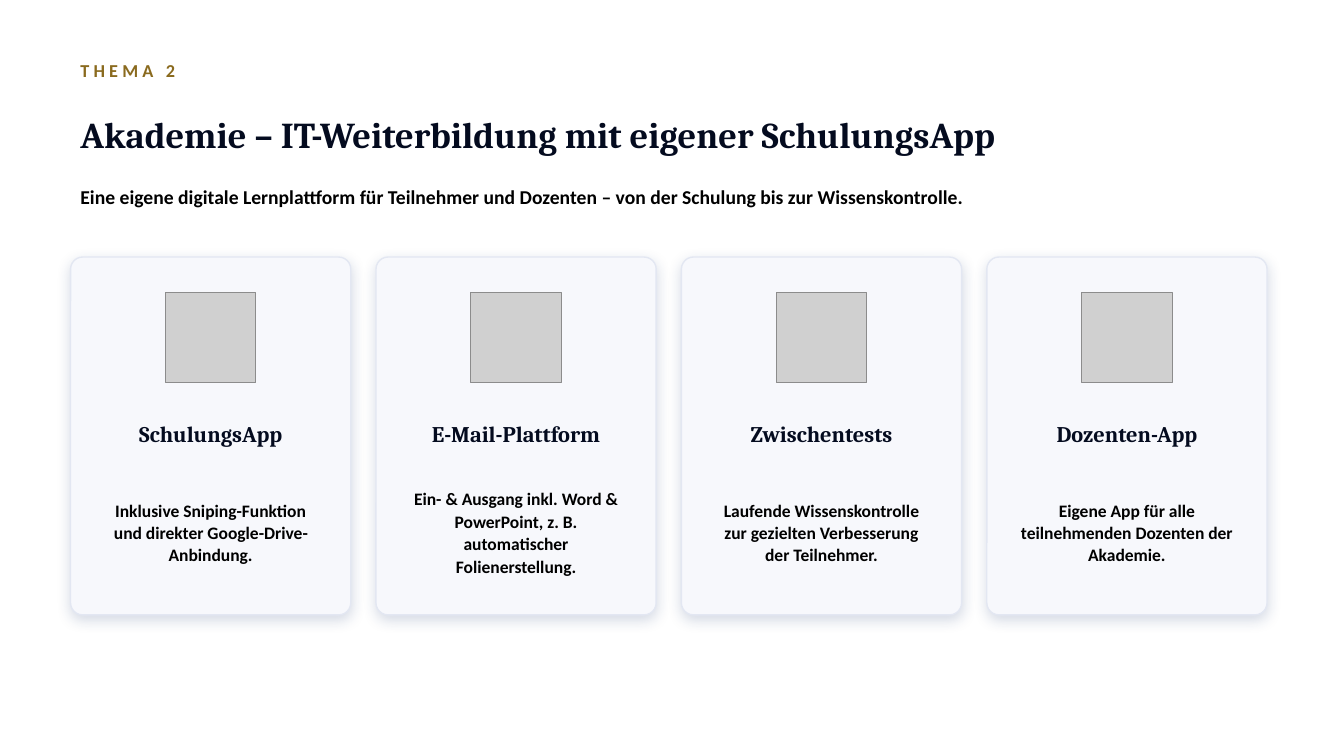
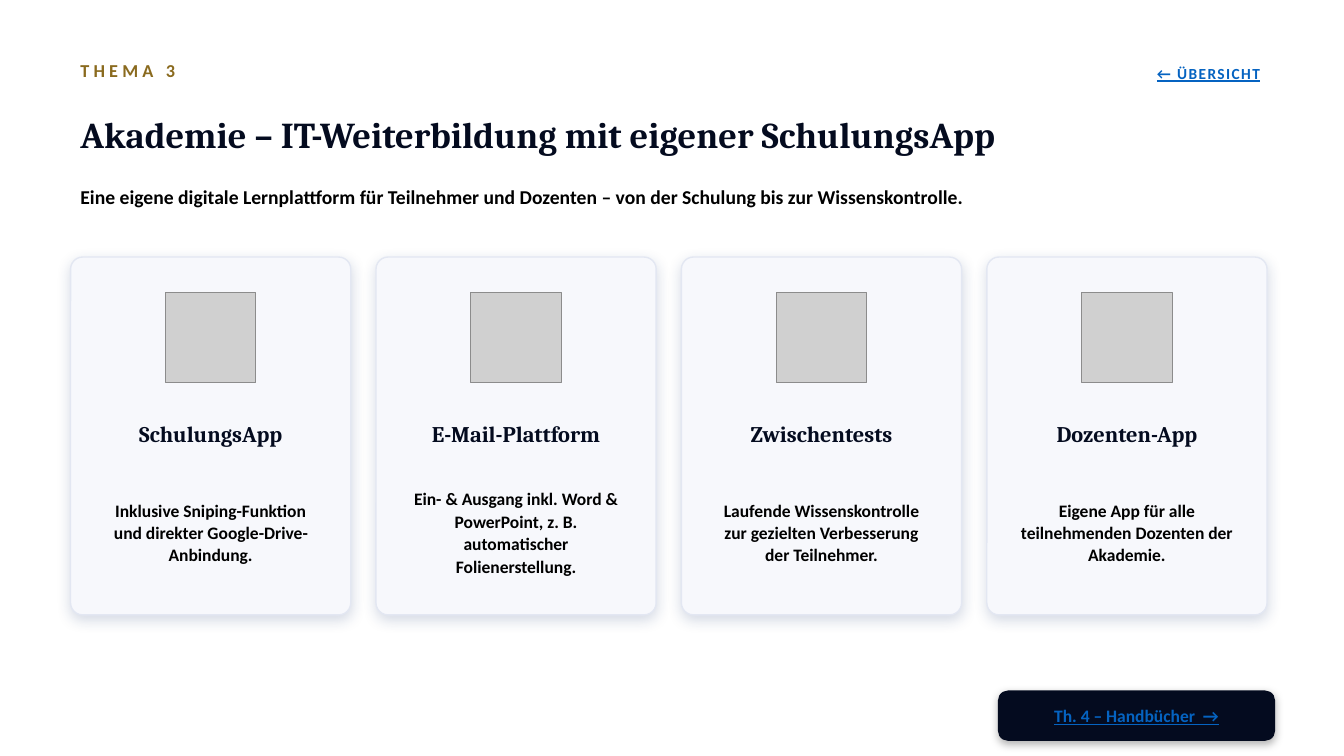
Before and after one commit to ThanosXXL/Thanos, a slide deck: slide 5 of praesentationen/Praesentation_Roadmap_2026.pptx (slide 4 before the commit). Drawn at 1344x756 pixels with LibreOffice and Linux fonts; fonts in the diff are those of the drawing; grey boxes stand for pictures; background and template pictures are left out. Boxes give left, top, right and bottom in pixels: in the first picture for what was removed or moved away, otherwise in the second. Text is boxed around its words. In the diff, an @@ line names an element or a change of style, - is before the commit and + after.

```diff
--- a/praesentationen/Praesentation_Roadmap_2026.pptx
+++ b/praesentationen/Praesentation_Roadmap_2026.pptx
@@ text at [80,65,175,77]: text changed @@
-THEMA 2
+THEMA 3
@@ text added at [1177,66,1260,82], 11 pt, text #0563C1, bold, underline @@
+← ÜBERSICHT
@@ rounded rectangle added at [998,691,1275,741], fill #040B1F @@
@@ text added at [1054,709,1195,725], 12.5 pt, text #0563C1, bold, underline @@
+Th. 4 – Handbücher →
```
Also in this commit, not shown: 6 other slides changed, 1 slide added, 1 other file.
